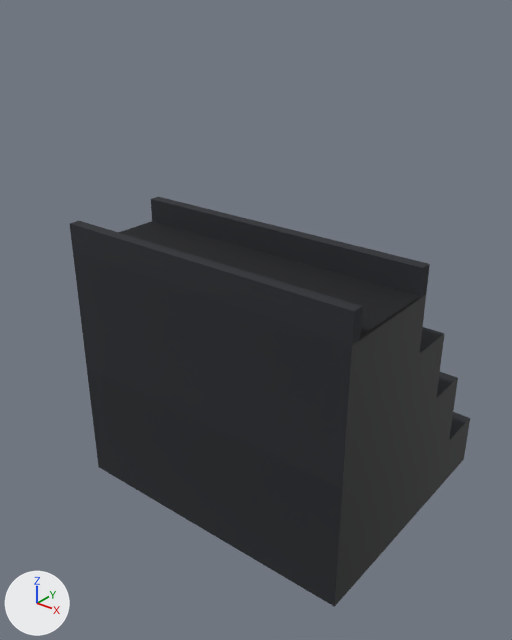
One commit to the glTF model public/assets/models/circuits/kits/dam-wall-lod.glb: the scene before it, then after it.
The view is the same before and after, from a 50 mm camera at (17.1, -23.6, 22.1) aimed at (-0.5, -1.5, 8.4). The lights are fixed; the arrows at lower left show +X, +Y and +Z. The picture after the commit comes second. Vertices at exactly the same position are counted once.

Names of what the first picture shows: 'dam-wall'.
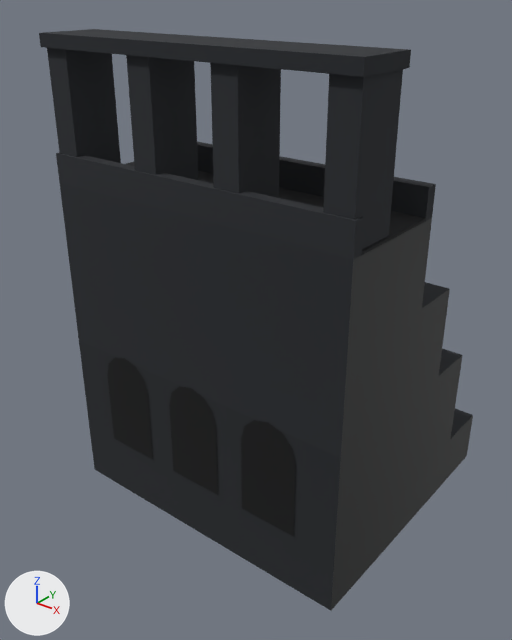
Diff of the bpy script that builds the scene:
```diff
--- a/public/assets/models/circuits/kits/dam-wall-lod.glb.py
+++ b/public/assets/models/circuits/kits/dam-wall-lod.glb.py
@@ mat_dam_arch @@
+mat_dam_arch = principled_material('dam arch')
+mat_dam_arch.base_color = (0.003, 0.0035, 0.004)  # black #0a0b0d
+mat_dam_arch.roughness = 1.0
@@ me_dam_wall_001 @@
 # used by ob_dam_wall; location = (0.0, 0.0, 0.0)
-me_dam_wall_001.from_pydata(...)  # 42 vertices, 66 faces; spans x -7.0..7.0, y -6.0..6.0, z 0.0..12.7
+me_dam_wall_001.from_pydata(...)  # 109 vertices, 137 faces; spans x -7.0..7.0, y -6.35..6.35, z 0.0..20.2
+# me_dam_wall_001 part 1: the loose piece of 8 vertices spanning x -7.0..7.0, y -5.55..-1.25, z 11.49..11.61 is scaled about its middle by (1, 0.605, 4.17), then moved by (0.0, -1.65, 8.4), in mat_dam_concrete_0 (black #26292e)
+# me_dam_wall_001 part 2: the loose piece of 8 vertices spanning x -7.0..7.0, y -5.55..-1.25, z 11.49..11.61 is copied, and the copy is scaled about its middle by (0.0786, 0.512, 43.3), then moved by (-6.35, -1.65, 5.55), in mat_dam_concrete_2 (dark grey #292c30); it spans x -6.9..-5.8, y -6.15..-3.95, z 14.5..19.7
+# me_dam_wall_001 part 3: the loose piece of 8 vertices spanning x -7.0..7.0, y -5.55..-1.25, z 11.49..11.61 is copied, and the copy is scaled about its middle by (0.0786, 0.512, 43.3), then moved by (-1.93, -1.65, 5.55), in mat_dam_concrete_2 (dark grey #292c30); it spans x -2.48..-1.38, y -6.15..-3.95, z 14.5..19.7
+# me_dam_wall_001 part 4: the loose piece of 8 vertices spanning x -7.0..7.0, y -5.55..-1.25, z 11.49..11.61 is copied, and the copy is scaled about its middle by (0.0786, 0.512, 43.3), then moved by (1.93, -1.65, 5.55), in mat_dam_concrete_2 (dark grey #292c30); it spans x 1.38..2.48, y -6.15..-3.95, z 14.5..19.7
+# me_dam_wall_001 part 5: the loose piece of 8 vertices spanning x -7.0..7.0, y -5.55..-1.25, z 11.49..11.61 is copied, and the copy is scaled about its middle by (0.0786, 0.512, 43.3), then moved by (6.35, -1.65, 5.55), in mat_dam_concrete_2 (dark grey #292c30); it spans x 5.8..6.9, y -6.15..-3.95, z 14.5..19.7
+# me_dam_wall_001 part 6: the loose piece of 8 vertices spanning x -7.0..7.0, y -5.55..-1.25, z 11.49..11.61 is copied, and the copy is moved by (0.0, -0.25, 3.0); it spans x -7.0..7.0, y -5.8..-1.5, z 14.49..14.61
+# me_dam_wall_001 part 7: the loose piece of 34 vertices spanning x -7.0..7.0, y -6.0..6.0, z 0.0..12.7 is rebuilt with 34 vertices and now spans x -7.0..7.0, y -6.25..6.35, z 0.0..15.7
+# me_dam_wall_001 part 8
+# 21 vertices are added at x -5.17..5.17, y -6.28, z 2.7..7.4
+# 6 new vertices lie (0.0, 0.0, 3.4) away from vertices in x -5.17..5.17, y -6.28, z 2.7
+# 21 new faces join them, mat_dam_arch (black #0a0b0d)
 me_dam_wall_001.materials.append(mat_dam_concrete_0)
@@ me_dam_wall_001 @@
 me_dam_wall_001.materials.append(mat_dam_railing)
+me_dam_wall_001.materials.append(mat_dam_arch)  # black #0a0b0d
```

Pixel boxes [x1, y1, x2, y2] of what changed, in the pictures (512 x 640 px; the box of a moved part takes in the faces that stretch with it):
'dam-wall', reshaped (8% wider, 42% taller): before [70, 197, 470, 607]; after [39, 29, 473, 611]
part 1 of me_dam_wall_001, moved or reshaped: before [118, 221, 420, 340]; after [39, 29, 411, 77]
part 2 of me_dam_wall_001, added: after [47, 48, 121, 163]
part 3 of me_dam_wall_001, added: after [126, 55, 198, 180]
part 4 of me_dam_wall_001, added: after [210, 63, 281, 198]
part 5 of me_dam_wall_001, added: after [323, 69, 403, 249]
part 6 of me_dam_wall_001, added: after [126, 162, 426, 255]
part 7 of me_dam_wall_001, rebuilt (14% taller): before [70, 197, 470, 607]; after [56, 142, 473, 611]
part 8 of me_dam_wall_001, added (black): after [107, 357, 296, 537]
